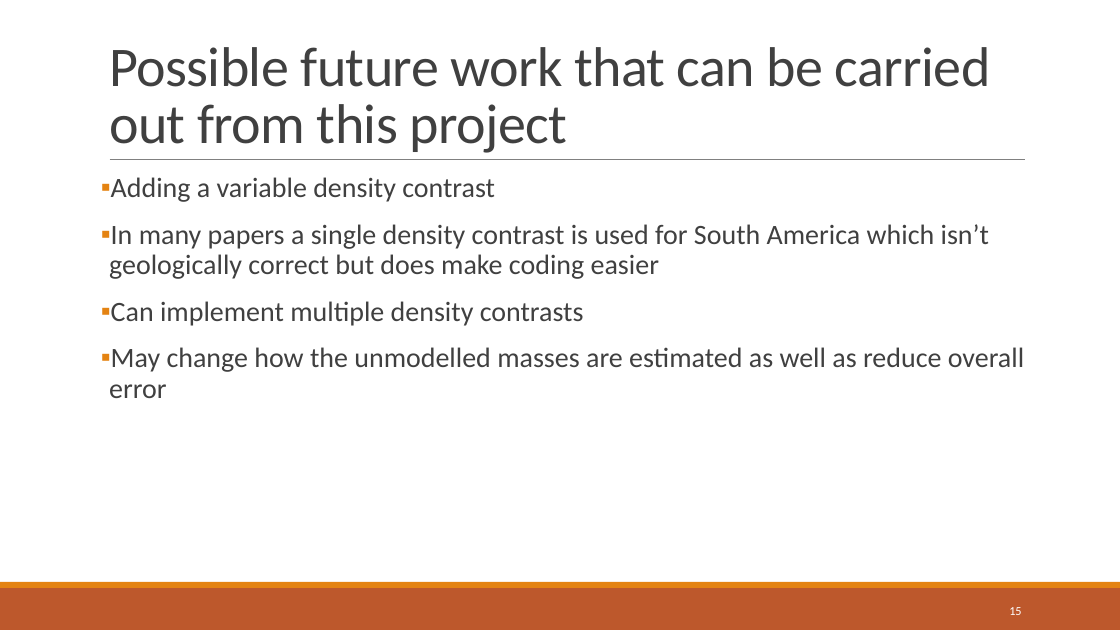
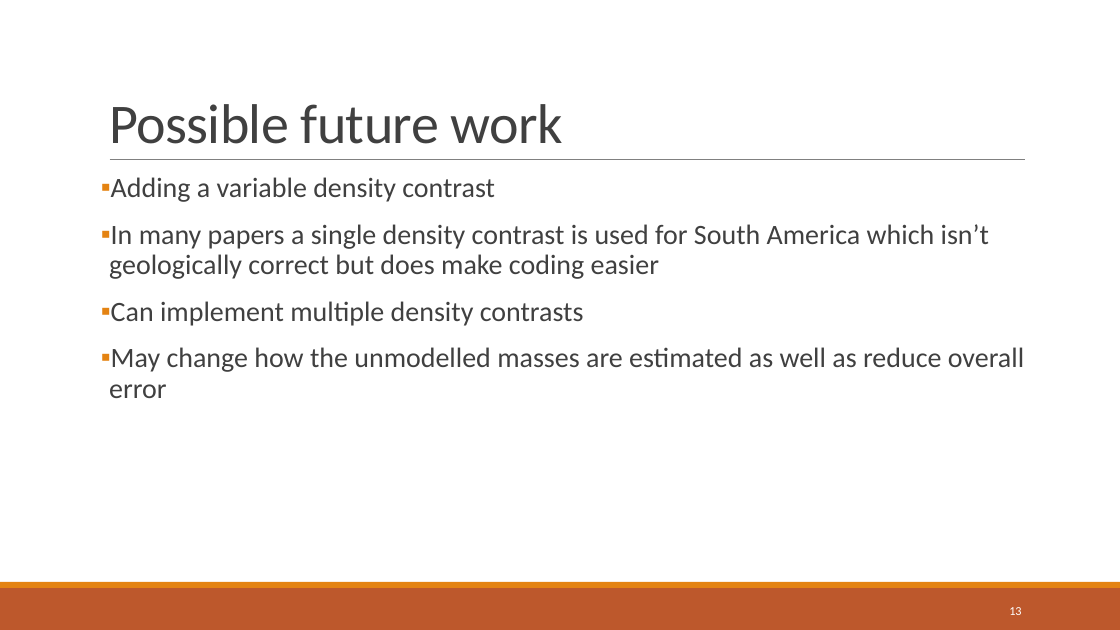
Before and after one commit to compgeolab/dissertation-moho-uncertainty, a slide deck: slide 13 of presentation/Project presentation.pptx (slide 15 before the commit). Drawn at 1120x630 pixels with LibreOffice and Linux fonts; fonts in the diff are those of the drawing. Boxes give left, top, right and bottom in pixels: in the first picture for what was removed or moved away, otherwise in the second. Text is boxed around its words. In the diff, an @@ line names an element or a change of style, - is before the commit and + after.

```diff
--- a/presentation/Project presentation.pptx
+++ b/presentation/Project presentation.pptx
@@ title at [109,104,562,144]: text changed @@
-Possible future work that can be carried out from this project
+Possible future work
@@ page number at [1009,607,1021,615]: text changed @@
-15
+13
```
Also in this commit, not shown: 10 other slides changed, 2 slides added, 4 slides removed.
